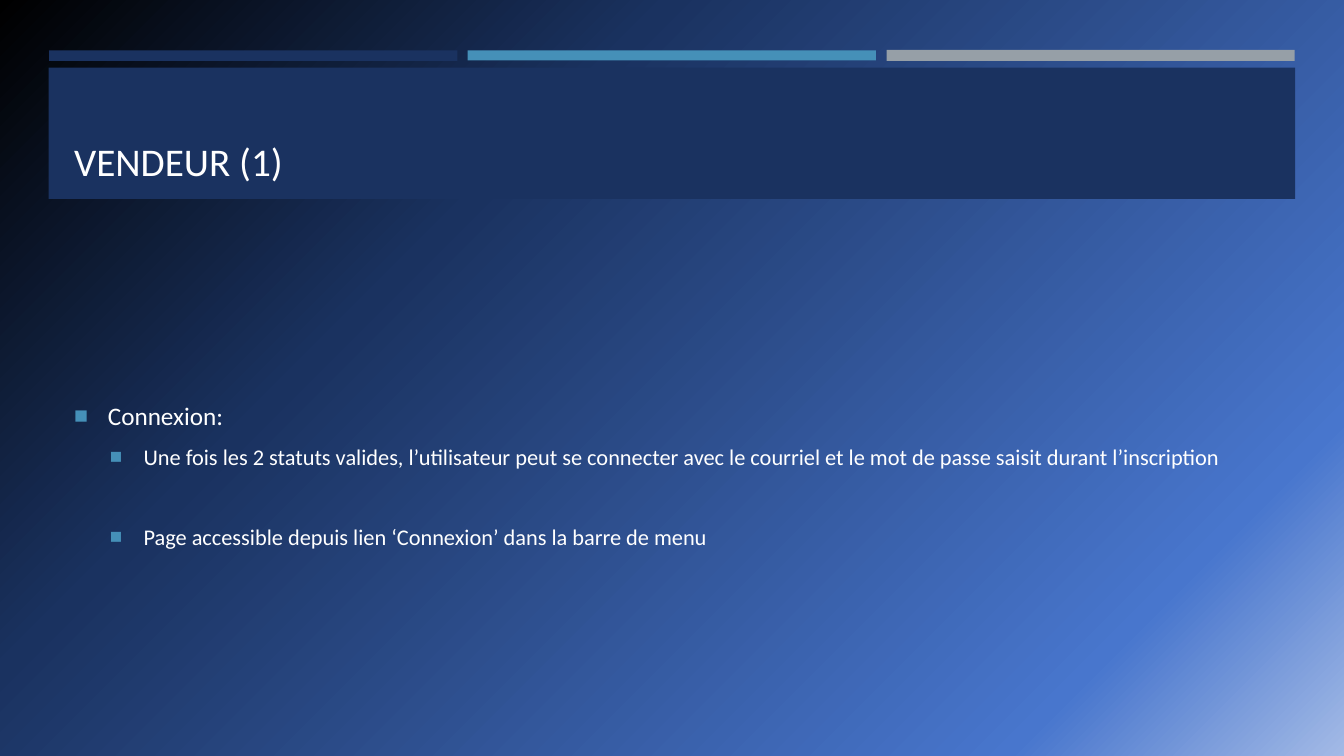
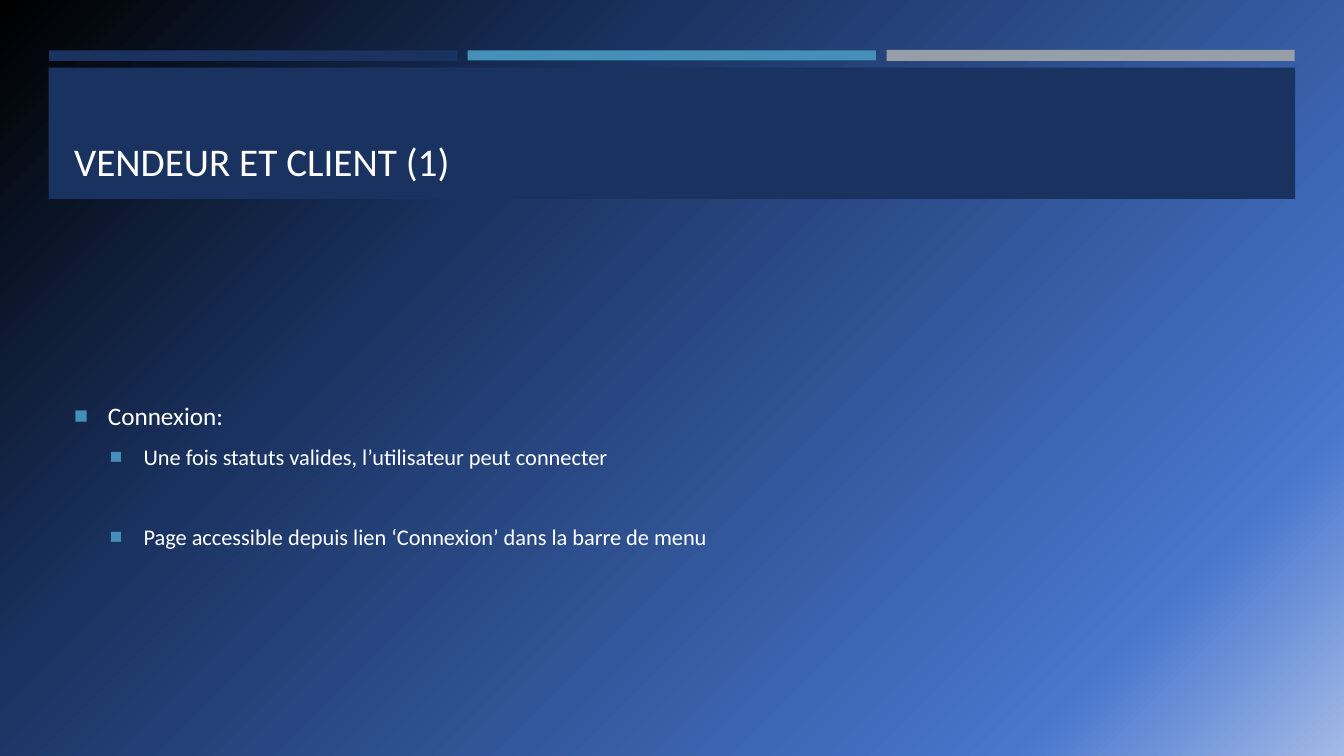
Before and after one commit to Rmoney3663/PROJET-COMMERCE-ELECTRONIQUE-1, a slide deck: slide 6 of PresentationFinalePetitesPuces.pptx. Drawn at 1344x756 pixels with LibreOffice and Linux fonts; fonts in the diff are those of the drawing. Boxes give left, top, right and bottom in pixels: in the first picture for what was removed or moved away, otherwise in the second. Text is boxed around its words. In the diff, an @@ line names an element or a change of style, - is before the commit and + after.

```diff
--- a/PresentationFinalePetitesPuces.pptx
+++ b/PresentationFinalePetitesPuces.pptx
@@ title at (74,147,450,182): text changed @@
-VENDEUR (1)
+VENDEUR ET CLIENT (1)
@@ text at (144,449,607,469): text changed @@
-  ■ Une fois les 2 statuts valides, l’utilisateur peut se connecter avec le courriel et le mot de passe saisit durant l’inscription
+  ■ Une fois statuts valides, l’utilisateur peut connecter
```
Also in this commit, not shown: 3 other slides changed, 16 slides added, 1 slide removed.
